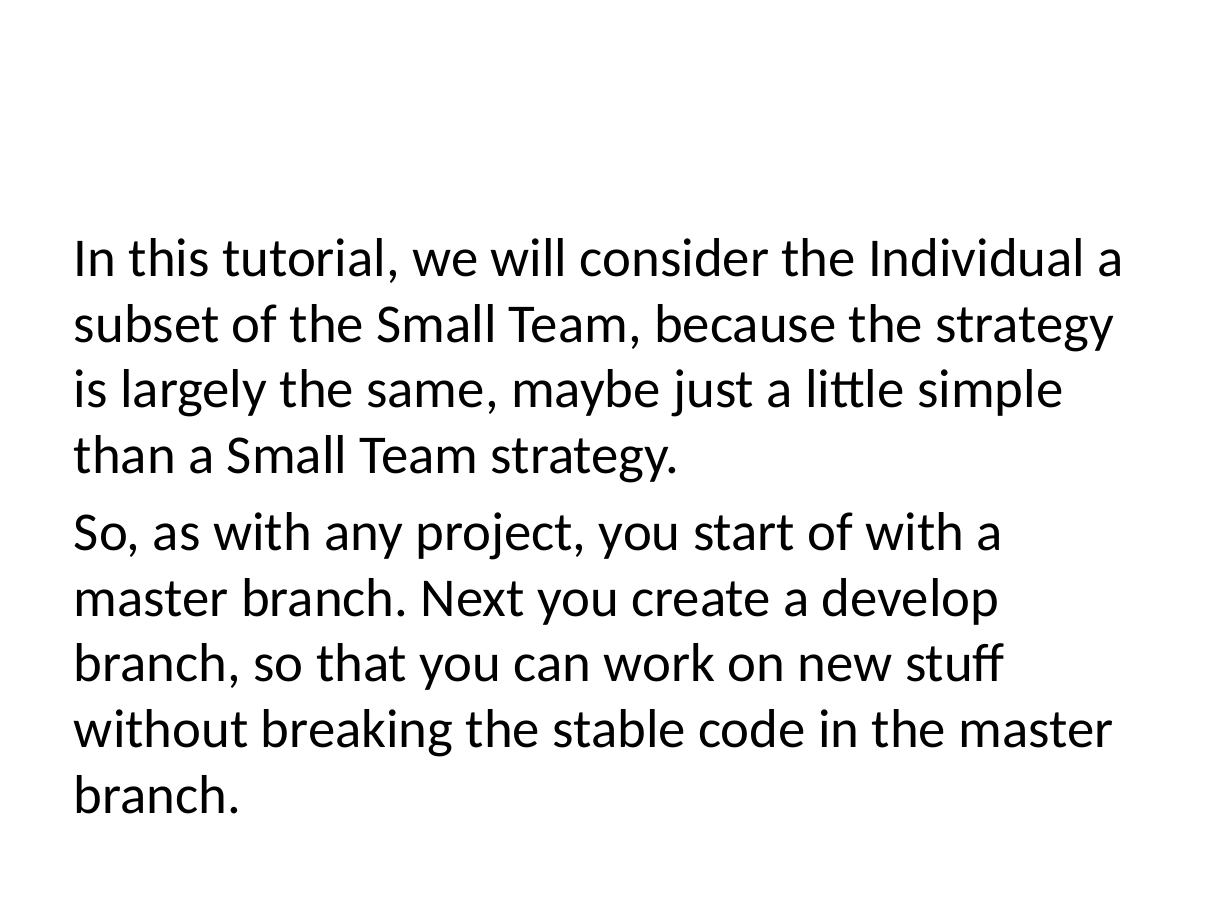
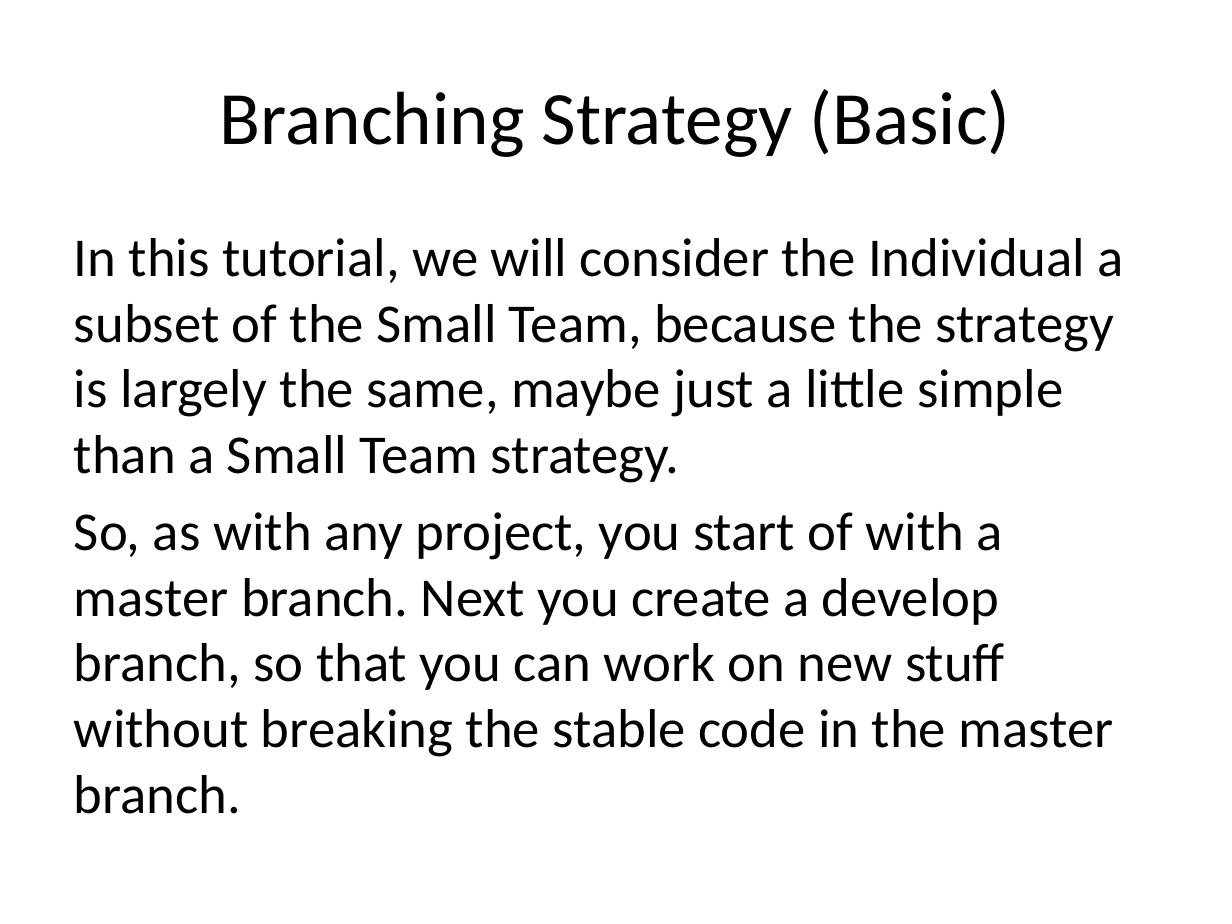
Before and after one commit to JaceTan/programming-notes, a slide deck: slide 3 of Branching Strategy (Basic).pptx. Drawn at 1232x924 pixels with LibreOffice and Linux fonts; fonts in the diff are those of the drawing. Boxes give left, top, right and bottom in pixels: in the first picture for what was removed or moved away, otherwise in the second. Text is boxed around its words. In the diff, an @@ line names an element or a change of style, - is before the commit and + after.

Commit message:
completed Branching Strategy Basic

```diff
--- a/Branching Strategy (Basic).pptx
+++ b/Branching Strategy (Basic).pptx
@@ title added at [220, 89, 1011, 157], 44 pt, text #000000 @@
+Branching Strategy (Basic)
```
Also in this commit, not shown: 4 other slides changed.
